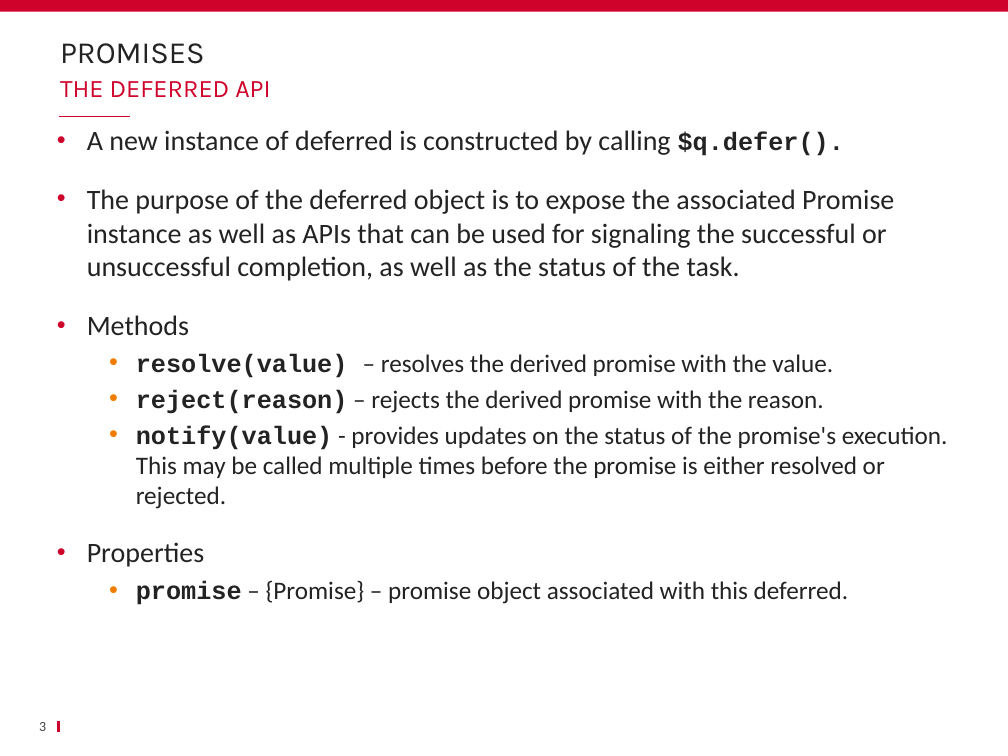
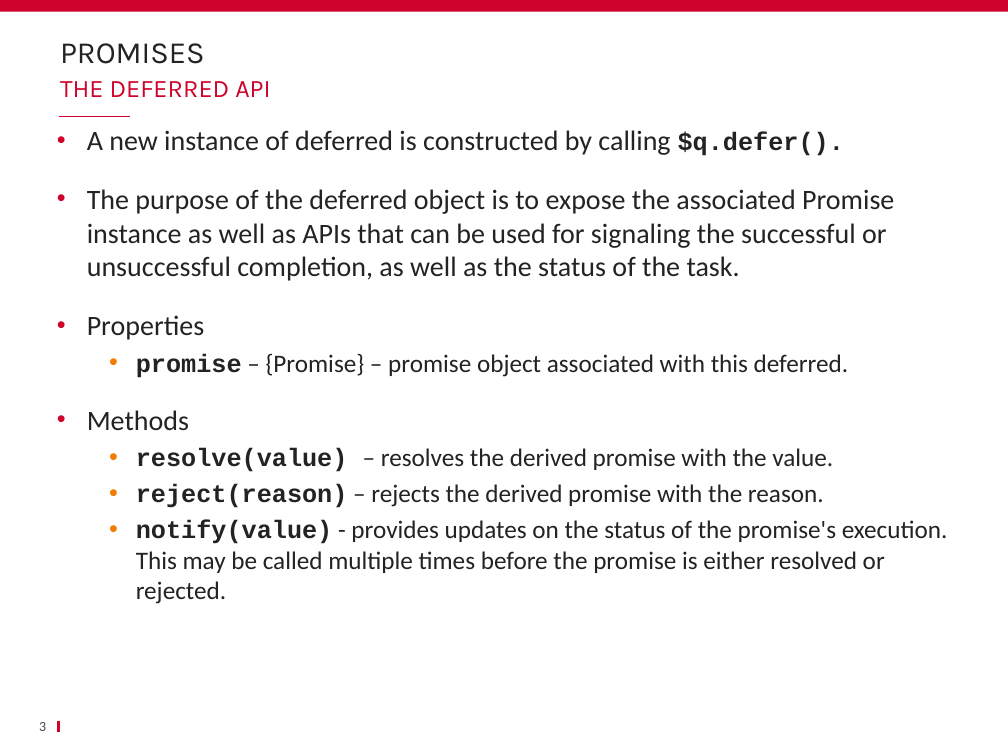
Before and after one commit to ycintre/formation-angularjs, a slide deck: slide 3 of 10 $q/$q.pptx. Drawn at 1008x756 pixels with LibreOffice and Linux fonts; fonts in the diff are those of the drawing; background and template pictures are left out. Boxes give left, top, right and bottom in pixels: in the first picture for what was removed or moved away, otherwise in the second. Text is boxed around its words. In the diff, an @@ line names an element or a change of style, - is before the commit and + after.

```diff
--- a/10 $q/$q.pptx
+++ b/10 $q/$q.pptx
@@ text at [87,315,848,378]: paragraphs added @@
+• Properties
+  • promise – {Promise} – promise object associated with this deferred.
@@ text at [87,542,848,605]: paragraphs removed @@
-• Properties
-  • promise – {Promise} – promise object associated with this deferred.
```
Also in this commit, not shown: 3 other slides changed, 2 other files.
